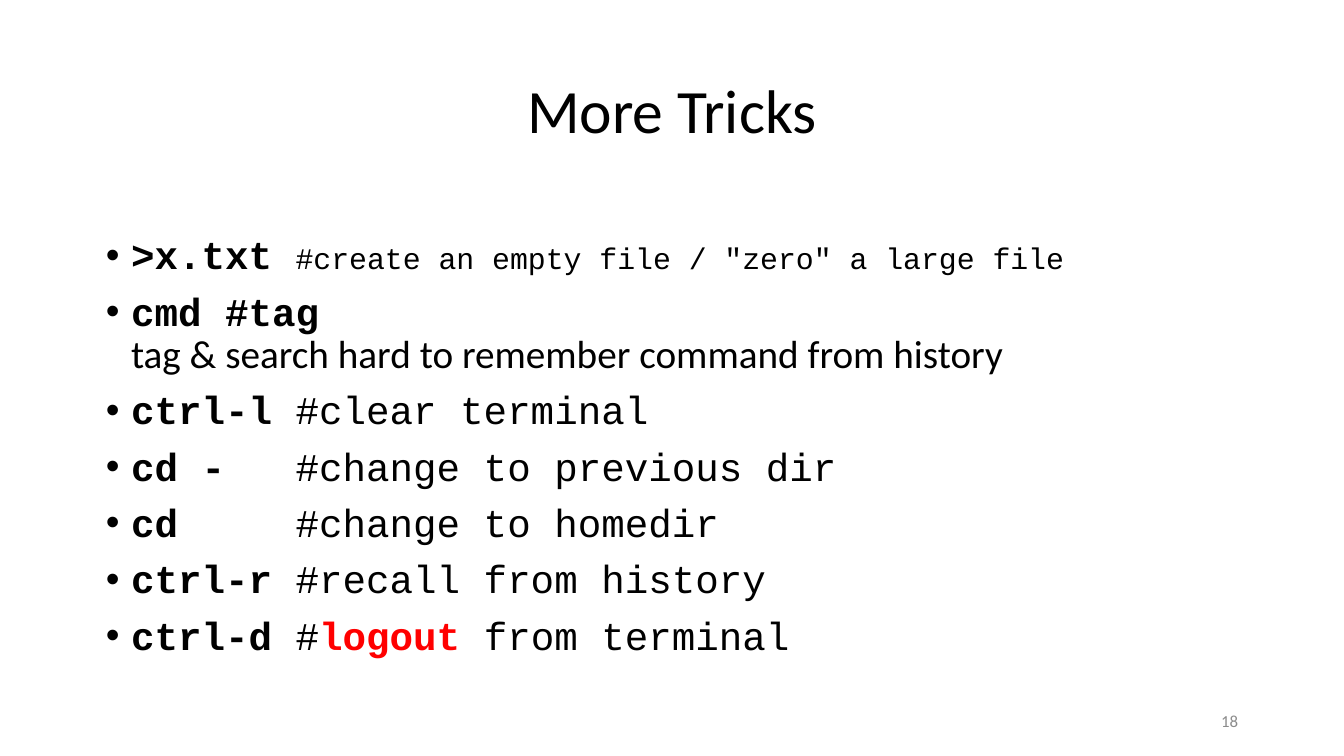
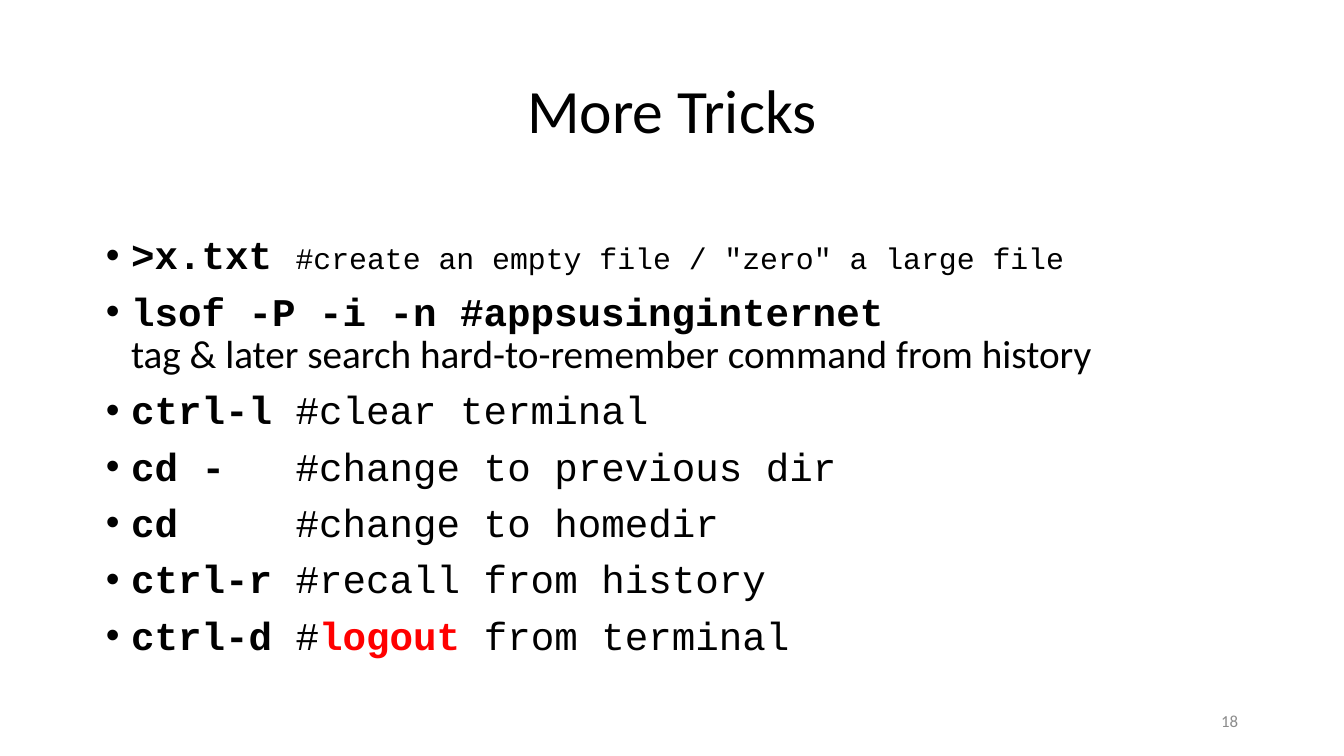
Before and after one commit to ketancmaheshwari/lisa19, a slide deck: slide 18 of lpt_LISA.pptx. Drawn at 1344x756 pixels with LibreOffice and Linux fonts; fonts in the diff are those of the drawing. Boxes give left, top, right and bottom in pixels: in the first picture for what was removed or moved away, otherwise in the second. Text is boxed around its words. In the diff, an @@ line names an element or a change of style, - is before the commit and + after.

```diff
--- a/lpt_LISA.pptx
+++ b/lpt_LISA.pptx
@@ text at box(131, 297, 1091, 375): text changed @@
-• cmd #tag
-  tag & search hard to remember command from history
+• lsof -P -i -n #appsusinginternet
+  tag & later search hard-to-remember command from history
```
Also in this commit, not shown: 2 other slides changed, 1 slide added, 1 other file.
